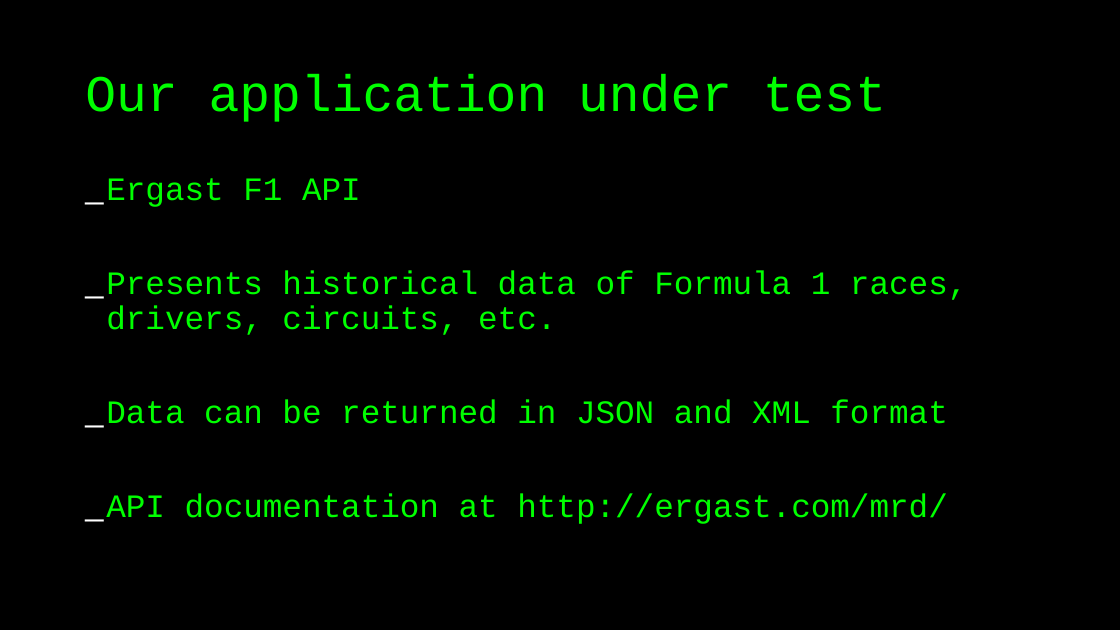
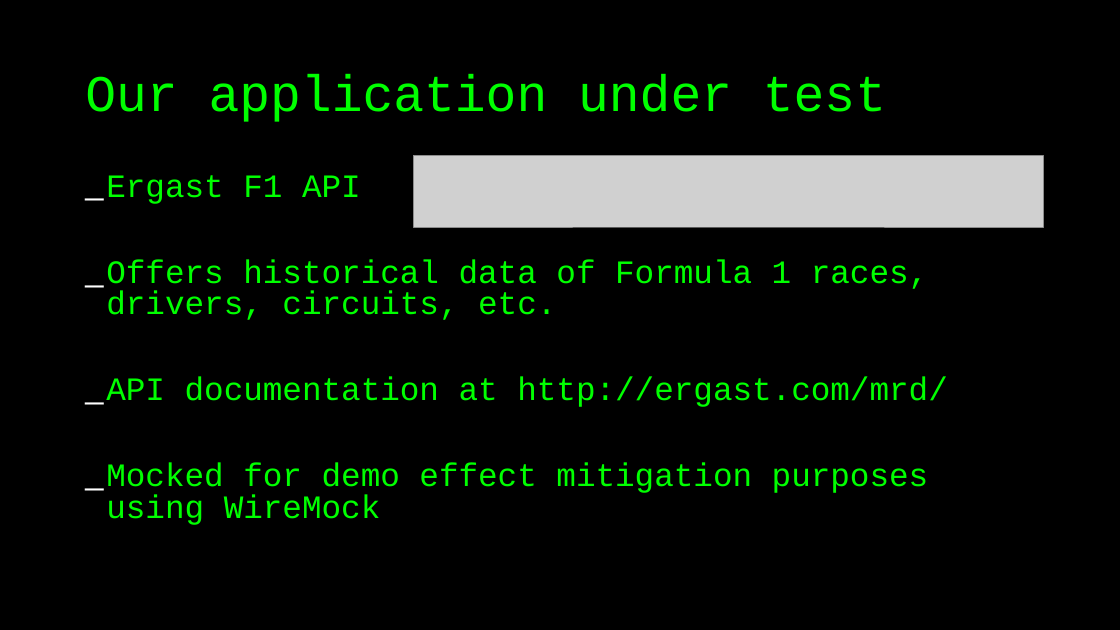
Before and after one commit to sureshnath/workshops, a slide deck: slide 19 of rest-assured/testing_restful_web_services_with_rest_assured.odp. Drawn at 1120x630 pixels with LibreOffice and Linux fonts; fonts in the diff are those of the drawing; grey boxes stand for pictures. Boxes give left, top, right and bottom in pixels: in the first picture for what was removed or moved away, otherwise in the second. Text is boxed around its words. In the diff, an @@ line names an element or a change of style, - is before the commit and + after.

Commit message:
Updated workshop to reflect latest version and include WireMock stubs for API

```diff
--- a/rest-assured/testing_restful_web_services_with_rest_assured.odp
+++ b/rest-assured/testing_restful_web_services_with_rest_assured.odp
@@ text at <box>106,175,948,407</box>: line spacing 0.9 to 0.8 @@
@@ picture added at <box>414,155,1044,227</box> @@
@@ text at <box>106,259,928,320</box>: text changed @@
-_ Presents historical data of Formula 1 races, drivers, circuits, etc.
-_ Data can be returned in JSON and XML format
+_ Offers historical data of Formula 1 races, drivers, circuits, etc.
@@ text at <box>106,463,929,525</box>: paragraph added @@
+_ Mocked for demo effect mitigation purposes using WireMock
```
Also in this commit, not shown: 7 other slides changed, 2 slides added, 28 other files.
